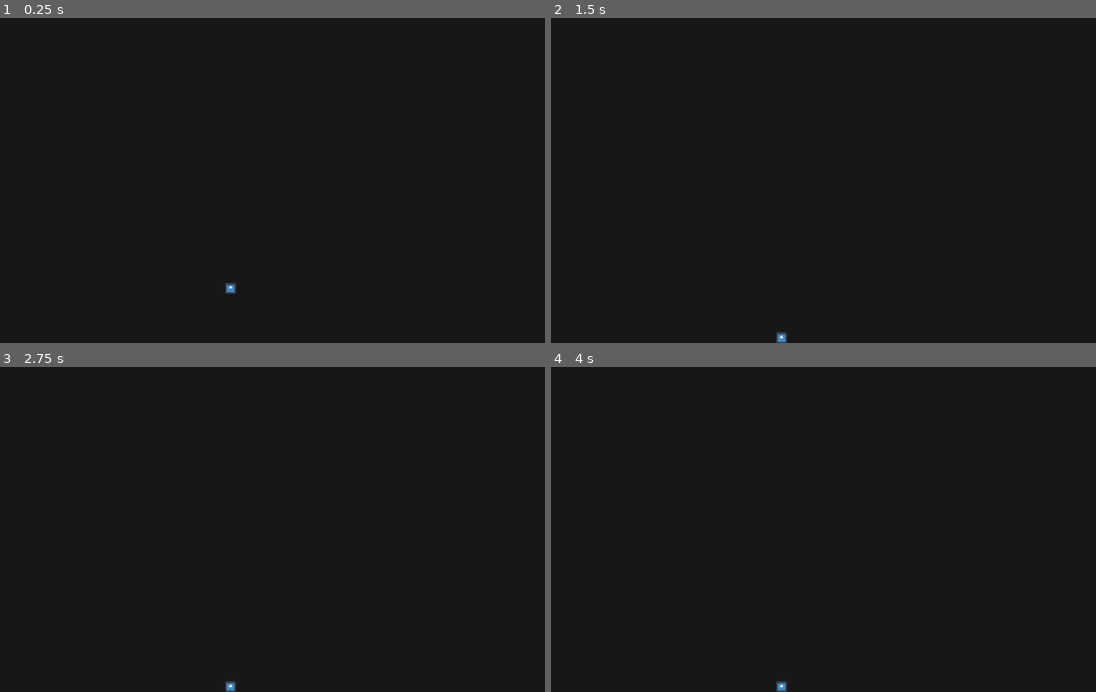
Above: before the commit, frames 1-4 (two rows, left to right).
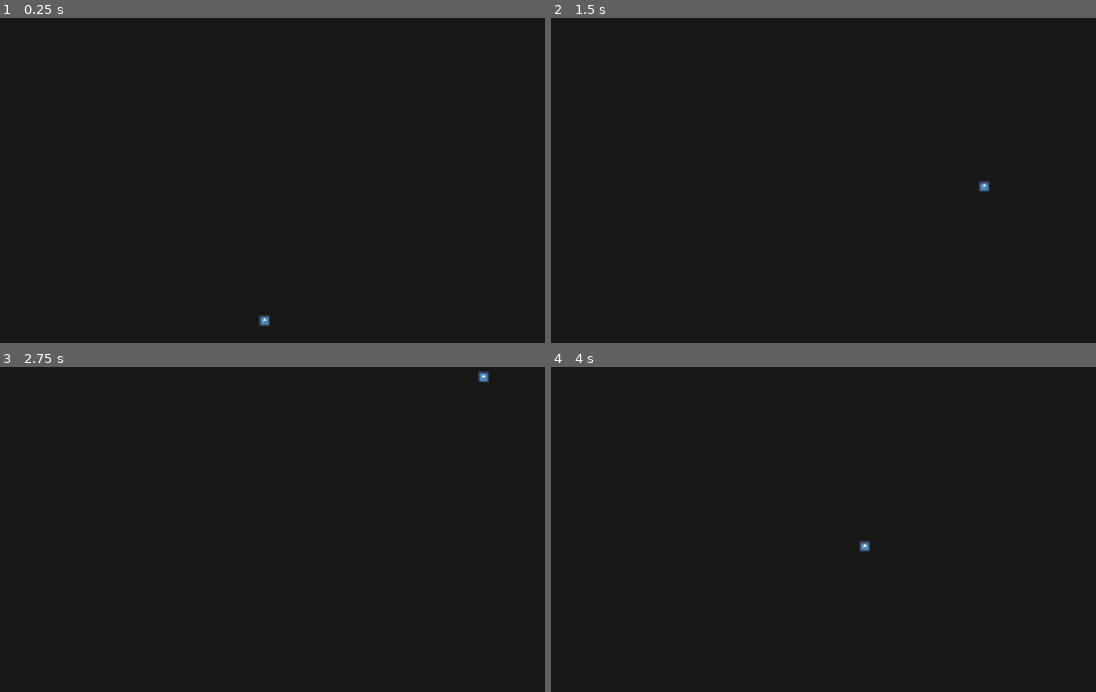
Above: after the commit, the same moments.

Repository: marianafcosta/breakout
Game: Godot game, scene res://Root.tscn
Same seed, same stepped clock (60 frames per second), same inputs: the game is played once before the commit and once after it. The engine's default icon, where the game draws it, is replaced by a stand-in: a white triangle on a blue panel in a dark square.
Inputs:
- Up to frame 1 (0.25 s): no input
- Up to frame 2 (1.5 s): no input
- Up to frame 3 (2.75 s): no input
- Up to frame 4 (4 s): no input

The runs differ from the first frame. In frame 1, 0.1% of the frame differs, in the area x 41-50%, y 81-95%; in frame 2, 0.1%; in frame 3, 0.1%; in frame 4, 0.1%.

Commit message:
Add ball

Diff:
--- /dev/null
+++ b/src/Ball.gd
@@ -0,0 +1,9 @@
+extends KinematicBody2D
+
+var velocity = Vector2(250, 250)
+
+# NOTE: https://docs.godotengine.org/en/3.4/tutorials/physics/physics_introduction.html
+func _physics_process(delta):
+	var collision_info = move_and_collide(velocity * delta)
+	if collision_info:
+		velocity = velocity.bounce(collision_info.normal)
--- /dev/null
+++ b/src/Ball.tscn
@@ -0,0 +1,19 @@
+[gd_scene load_steps=3 format=2]
+
+[ext_resource path="res://icon.png" type="Texture" id=1]
+
+[sub_resource type="RectangleShape2D" id=5]
+
+[node name="Ball" type="KinematicBody2D"]
+position = Vector2( 440, 496 )
+__meta__ = {
+"_edit_group_": true
+}
+
+[node name="Sprite" type="Sprite" parent="."]
+position = Vector2( -1.19209e-07, -1.19209e-07 )
+scale = Vector2( 0.3125, 0.3125 )
+texture = ExtResource( 1 )
+
+[node name="CollisionShape2D" type="CollisionShape2D" parent="."]
+shape = SubResource( 5 )
--- a/src/Root.tscn
+++ b/src/Root.tscn
@@ -1,8 +1,7 @@
 [gd_scene load_steps=7 format=2]
 
-[ext_resource path="res://icon.png" type="Texture" id=1]
-
-[sub_resource type="RectangleShape2D" id=5]
+[ext_resource path="res://Ball.tscn" type="PackedScene" id=1]
+[ext_resource path="res://Ball.gd" type="Script" id=2]
 
 [sub_resource type="RectangleShape2D" id=1]
 extents = Vector2( 5, 300 )
@@ -33,19 +32,8 @@
 "_edit_use_anchors_": false
 }
 
-[node name="Ball" type="RigidBody2D" parent="."]
-position = Vector2( 440, 496 )
-__meta__ = {
-"_edit_group_": true
-}
-
-[node name="Sprite" type="Sprite" parent="Ball"]
-position = Vector2( -1.19209e-07, -1.19209e-07 )
-scale = Vector2( 0.3125, 0.3125 )
-texture = ExtResource( 1 )
-
-[node name="CollisionShape2D" type="CollisionShape2D" parent="Ball"]
-shape = SubResource( 5 )
+[node name="Ball" parent="." instance=ExtResource( 1 )]
+script = ExtResource( 2 )
 
 [node name="Borders" type="Node2D" parent="."]
 
